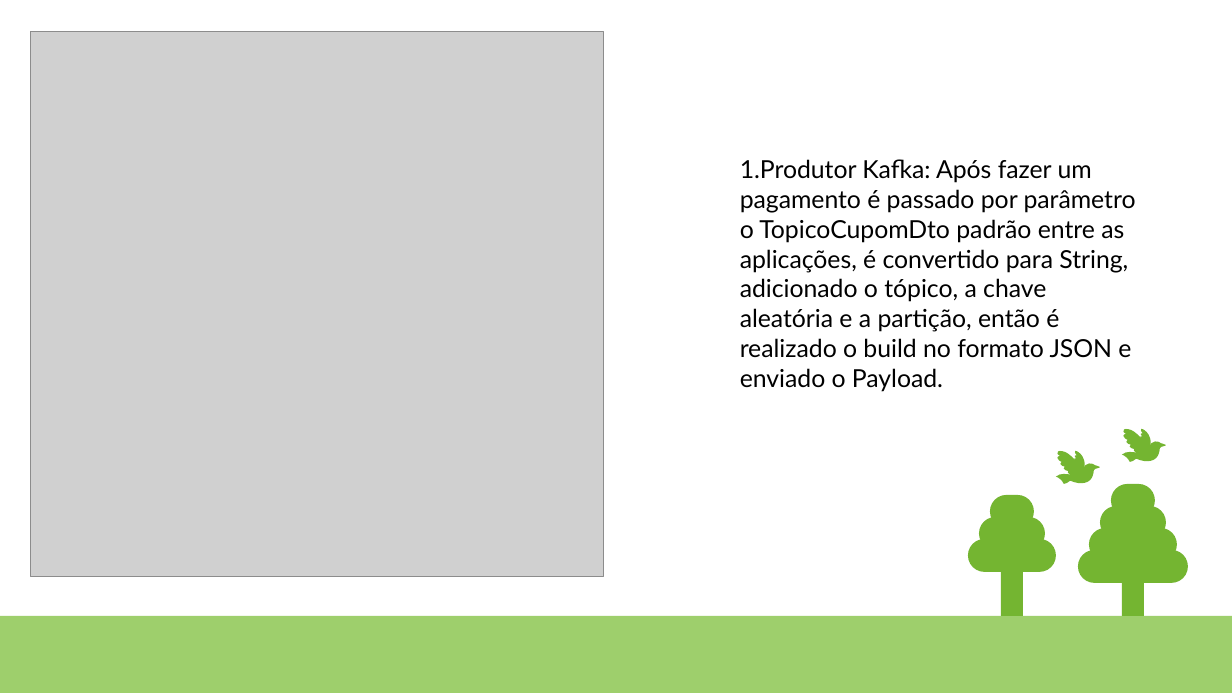
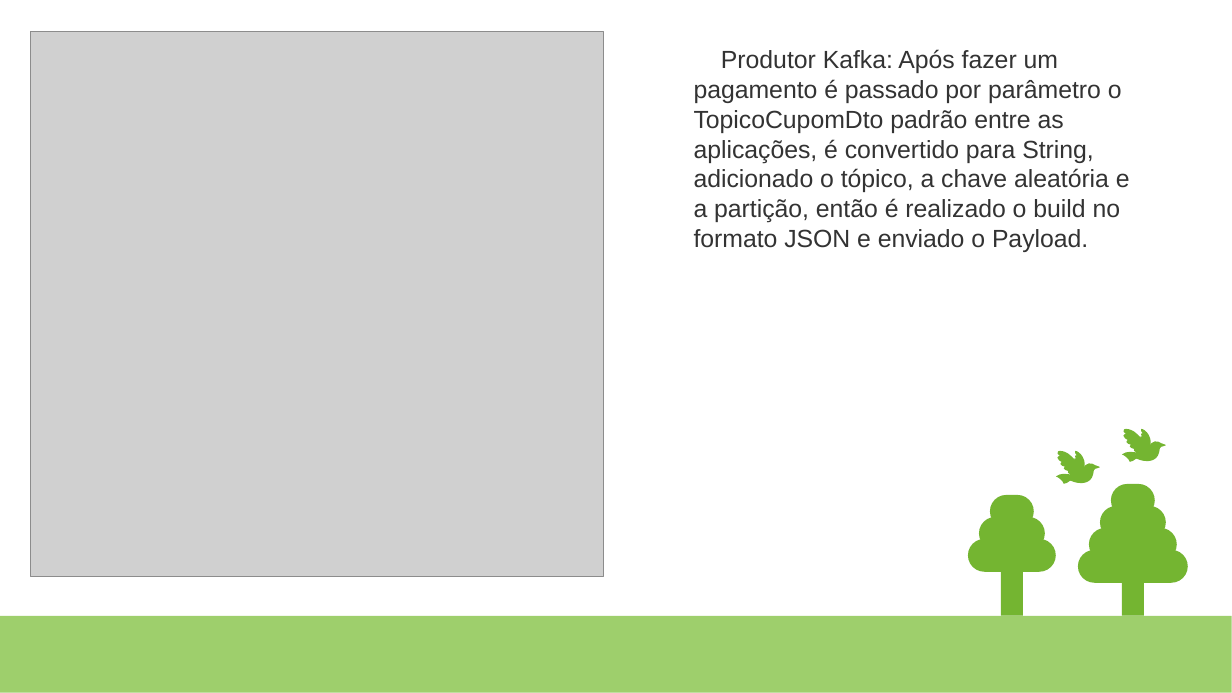
Before and after one commit to Felipe-Noguez/trabalho-final-spring, a slide deck: slide 7 of Apresentacao Pokestore - Kafka.pptx. Drawn at 1232x693 pixels with LibreOffice and Linux fonts; fonts in the diff are those of the drawing; grey boxes stand for pictures. Boxes give left, top, right and bottom in pixels: in the first picture for what was removed or moved away, otherwise in the second. Text is boxed around its words. In the diff, an @@ line names an element or a change of style, - is before the commit and + after.

```diff
--- a/Apresentacao Pokestore - Kafka.pptx
+++ b/Apresentacao Pokestore - Kafka.pptx
@@ text "Produtor Kafka: Após fazer um ...": place and size @@
-text "Produtor Kafka: Após fazer um ..." at [740, 159, 1136, 392]
+text "Produtor Kafka: Após fazer um ..." at [694, 49, 1130, 252]
@@ text "Produtor Kafka: Após fazer um ..." at [694, 49, 1130, 252]: font Lato to Arial, text colour #000000 to #333333, highlight #000000 to none; bullet 1. to none @@
@@ freeform shape removed at [0, 616, 1232, 693] @@
@@ rectangle added at [0, 616, 1232, 693], fill #9ECF6C @@
```
Also in this commit, not shown: 7 other slides changed.
